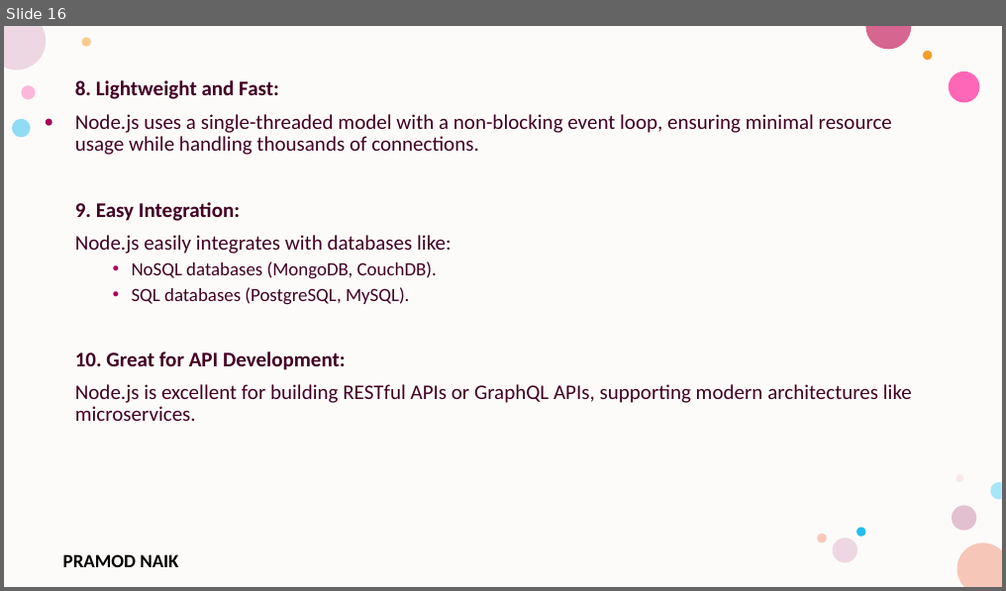
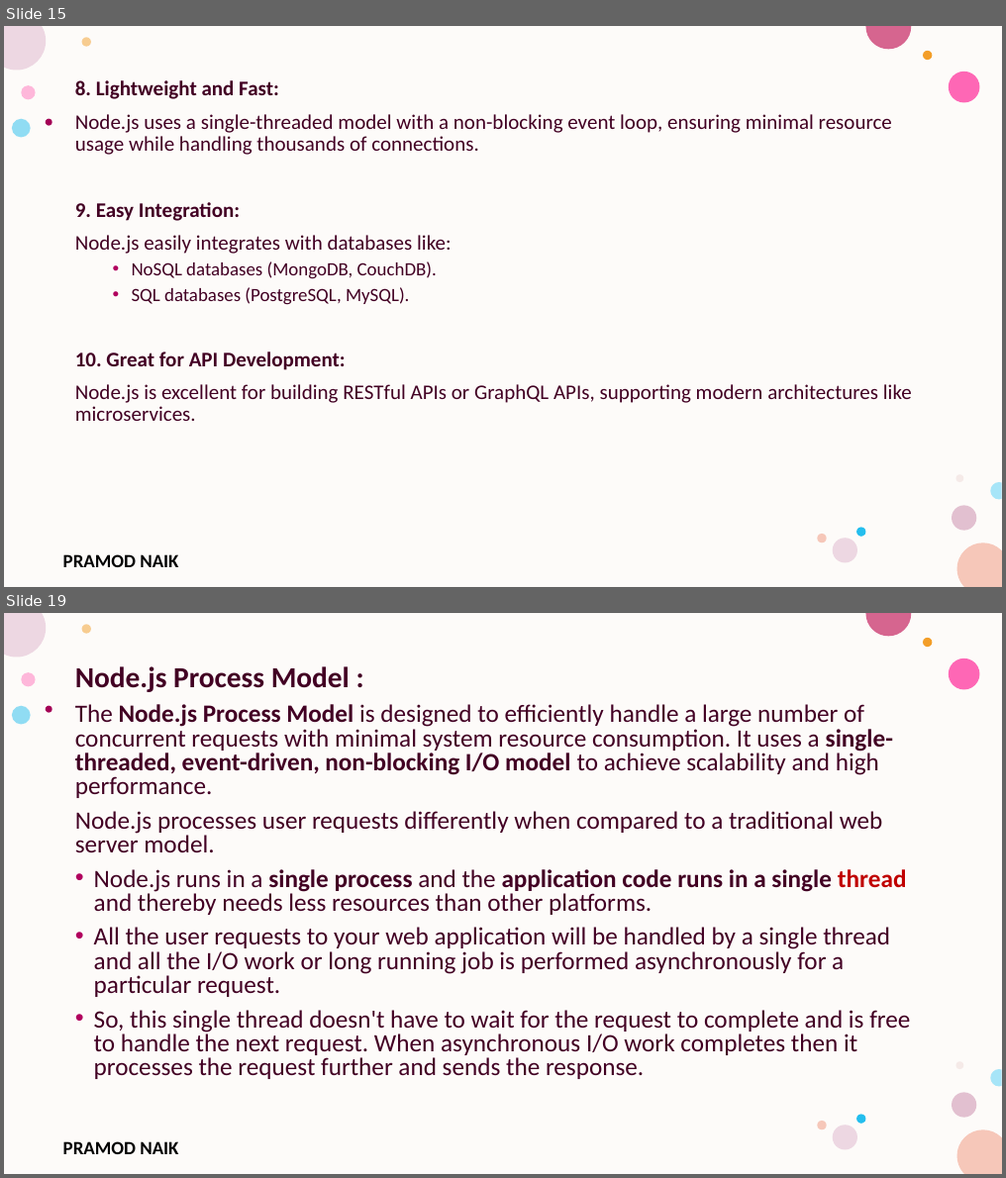
Before and after one commit to PRAMOD-VISHNU-NAIK/MCA-3rd-Sem-Srinivas-College, a slide deck: Theory CLass Notes/Module-1.pptx. Shown one above the other, each under a label of ours: slide 16 before the commit, slides 15 and 19 after it; the slides between them are not shown. The pictures are 1006x591 and 1006x1178 pixels, drawn with LibreOffice and Linux fonts; fonts in the diff are those of the drawing; background and template pictures are left out. Boxes give left, top, right and bottom in pixels: in the first picture for what was removed or moved away, otherwise in the second. Text is boxed around its words. In the diff, an @@ line names an element or a change of style, - is before the commit and + after.

Commit message:
Updated PPT

```diff
--- a/Theory CLass Notes/Module-1.pptx
+++ b/Theory CLass Notes/Module-1.pptx
@@ slide 19 added at <box>4,613,1002,1174</box>, background #FFFFFF; not listed: 17 template elements that a slide beside it also shows @@
@@ text added at <box>75,666,910,1079</box>, 24 pt, text #420023 @@
+Node.js Process Model :
+The Node.js Process Model is designed to efficiently handle a large number of concurrent requests with minimal system resource consumption. It uses a single-threaded, event-driven, non-blocking I/O model to achieve scalability and high performance.
+Node.js processes user requests differently when compared to a traditional web server model.
+• Node.js runs in a single process and the application code runs in a single thread and thereby needs less resources than other platforms.
+• All the user requests to your web application will be handled by a single thread and all the I/O work or long running job is performed asynchronously for a particular request.
+• So, this single thread doesn't have to wait for the request to complete and is free to handle the next request. When asynchronous I/O work completes then it processes the request further and sends the response.
@@ what was slide 16 is now slide 15 @@
```
Also in this commit, not shown: 41 other slides added, 6 slides removed, 1 other file.
